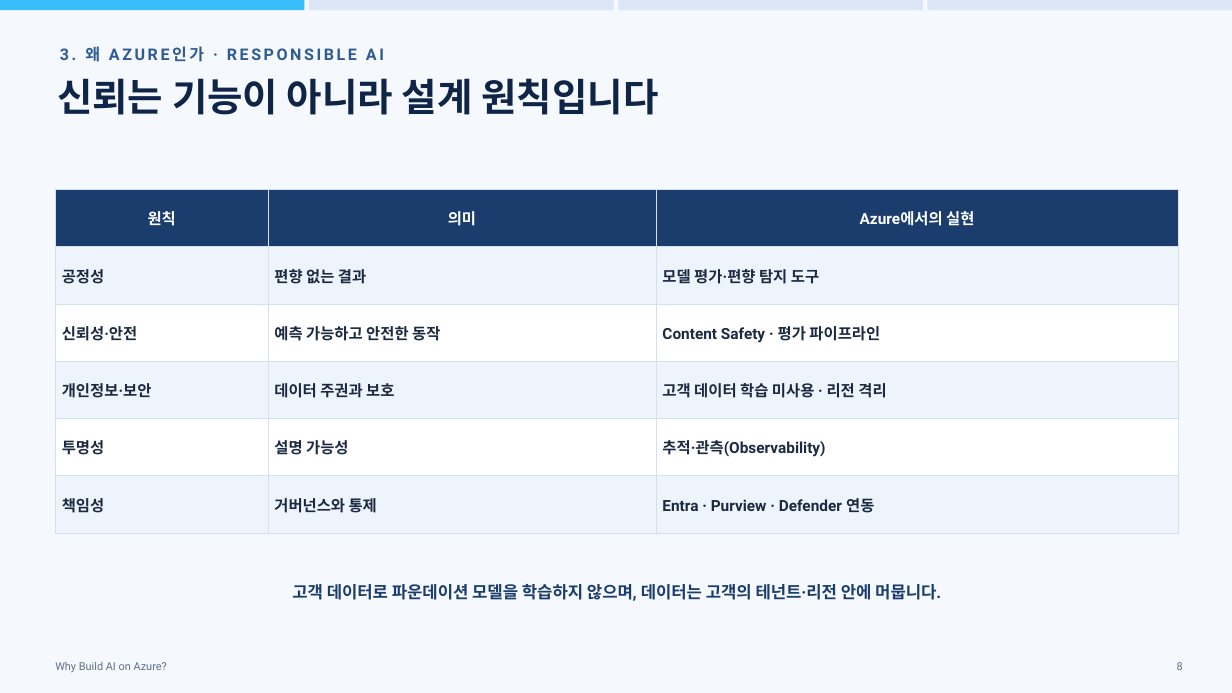
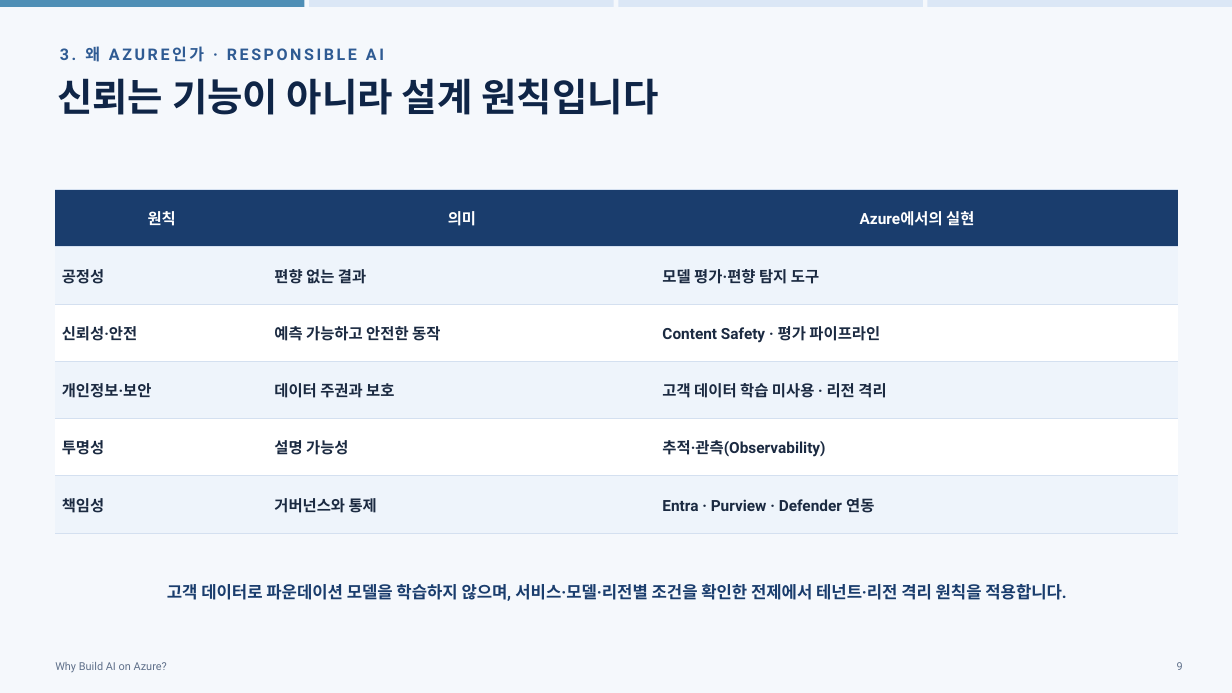
Before and after one commit to hijigoo/why-build-ai-on-azure, a slide deck: slide 9 of PROD-why-build-ai-on-azure.pptx (slide 8 before the commit). Drawn at 1232x693 pixels with LibreOffice and Linux fonts; fonts in the diff are those of the drawing. Boxes give left, top, right and bottom in pixels: in the first picture for what was removed or moved away, otherwise in the second. Text is boxed around its words. In the diff, an @@ line names an element or a change of style, - is before the commit and + after.

```diff
--- a/PROD-why-build-ai-on-azure.pptx
+++ b/PROD-why-build-ai-on-azure.pptx
@@ rectangle: place and size @@
-rectangle at [0,0,305,10]
+rectangle at [0,0,305,6]
@@ rectangle at [0,0,305,6]: fill #38BDF8 to #4F8FB6 @@
@@ rectangle: place and size @@
-rectangle at [310,0,615,10]
+rectangle at [310,0,615,6]
@@ rectangle: place and size @@
-rectangle at [618,0,923,10]
+rectangle at [618,0,923,6]
@@ rectangle: place and size @@
-rectangle at [928,0,1232,10]
+rectangle at [928,0,1232,6]
@@ table at [55,189,1178,519] @@
@@ borders changed @@
@@ text at [167,584,1066,601]: text changed @@
-고객 데이터로 파운데이션 모델을 학습하지 않으며, 데이터는 고객의 테넌트·리전 안에 머뭅니다.
+고객 데이터로 파운데이션 모델을 학습하지 않으며, 서비스·모델·리전별 조건을 확인한 전제에서 테넌트·리전 격리 원칙을 적용합니다.
@@ text at [1177,662,1183,670]: text changed @@
-8
+9
```
Also in this commit, not shown: 30 other slides changed, 1 slide added, 2 other files.
